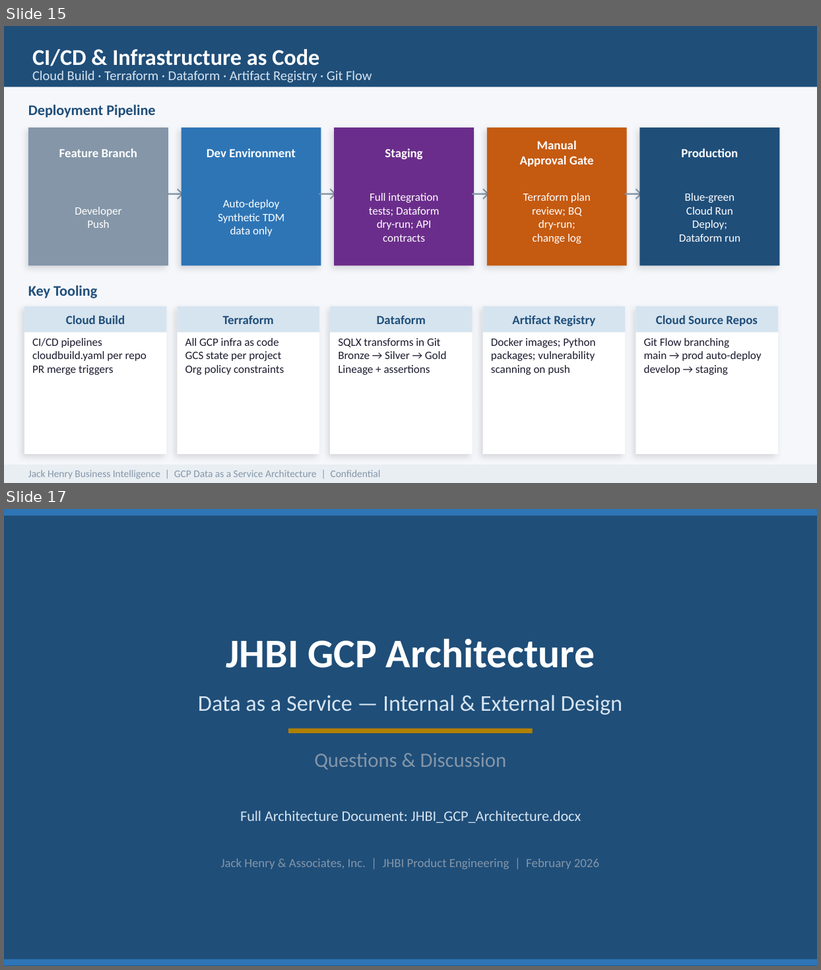
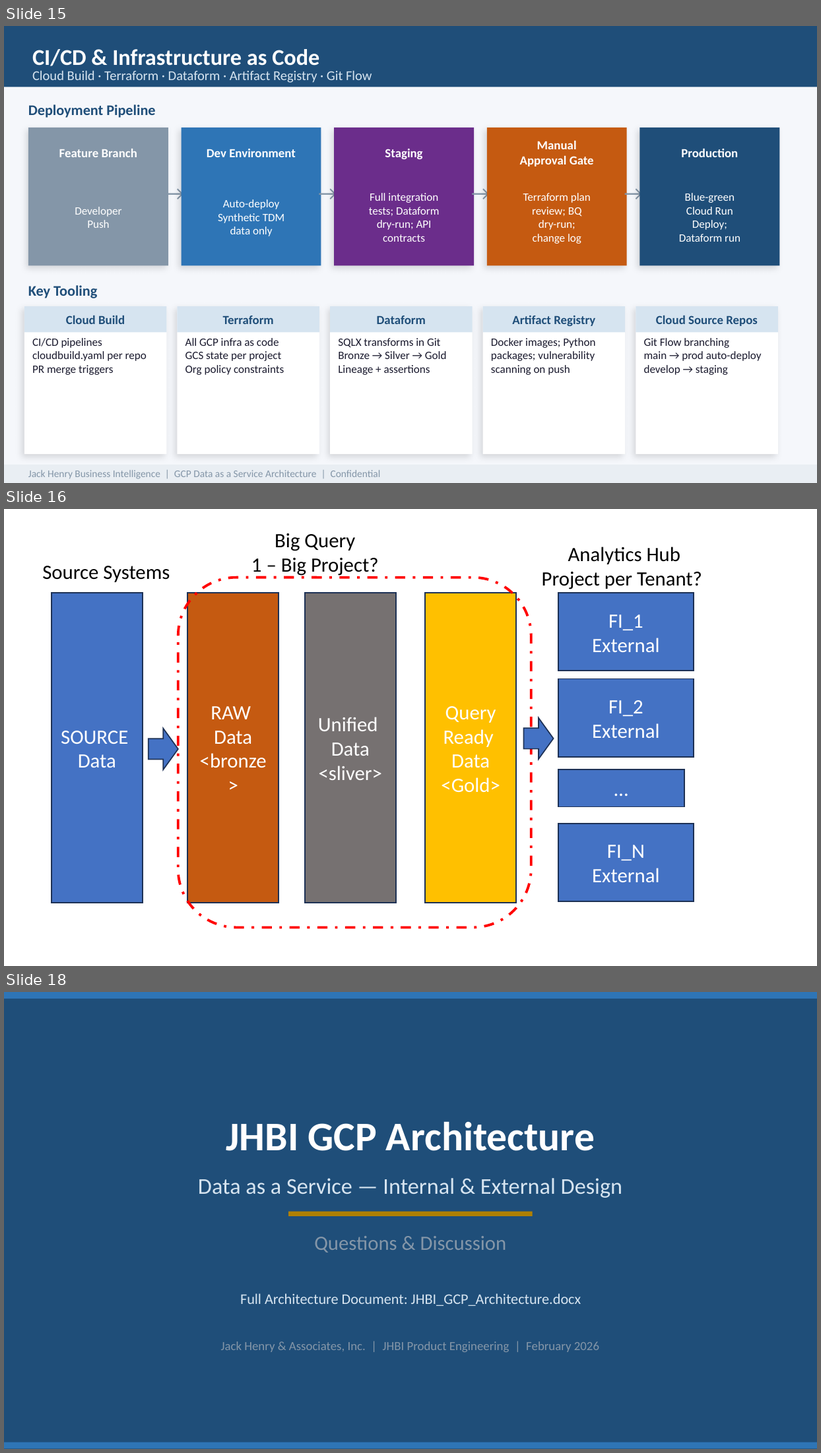
Before and after one commit to MonkeyWrenchGang/animated-octo-engine, a slide deck: JHBI_GCP_Architecture.pptx. Shown one above the other, each under a label of ours: slides 15 and 17 before the commit, slides 15, 16 and 18 after it; the slides between them are not shown. The pictures are 821x970 and 821x1453 pixels, drawn with LibreOffice and Linux fonts; fonts in the diff are those of the drawing. Boxes give left, top, right and bottom in pixels: in the first picture for what was removed or moved away, otherwise in the second. Text is boxed around its words. In the diff, an @@ line names an element or a change of style, - is before the commit and + after.

```diff
--- a/JHBI_GCP_Architecture.pptx
+++ b/JHBI_GCP_Architecture.pptx
@@ slide 16 added at bbox=[4, 509, 817, 966], background #FFFFFF @@
@@ text added at bbox=[252, 533, 379, 577], 18 pt, text #000000 @@
+Big Query
+1 – Big Project?
@@ text added at bbox=[542, 547, 702, 590], 18 pt, text #000000 @@
+Analytics Hub
+Project per Tenant?
@@ text added at bbox=[42, 566, 170, 582], 18 pt, text #000000 @@
+Source Systems
@@ rounded rectangle added at bbox=[178, 577, 531, 927], outline #FF0000 2.25 pt dashed @@
@@ rectangle added at bbox=[51, 593, 142, 902], fill #4472C4, outline #1E3256 1 pt, 18 pt, text #FFFFFF @@
+SOURCE
+Data
@@ rectangle added at bbox=[187, 593, 279, 902], fill #C55A11, outline #1E3256 1 pt, 18 pt, text #FFFFFF @@
+RAW
+Data
+<bronze>
@@ rectangle added at bbox=[305, 593, 396, 902], fill #767171, outline #1E3256 1 pt, 18 pt, text #FFFFFF @@
+Unified
+Data
+<sliver>
@@ rectangle added at bbox=[425, 593, 516, 902], fill #FFC000, outline #1E3256 1 pt, 18 pt, text #FFFFFF @@
+Query Ready
+Data
+<Gold>
@@ rectangle added at bbox=[558, 593, 694, 671], fill #4472C4, outline #1E3256 1 pt, 18 pt, text #FFFFFF @@
+FI_1
+External
@@ rectangle added at bbox=[558, 679, 694, 757], fill #4472C4, outline #1E3256 1 pt, 18 pt, text #FFFFFF @@
+FI_2
+External
@@ right arrow added at bbox=[523, 718, 554, 759], fill #4472C4, outline #1E3256 1 pt @@
@@ right arrow added at bbox=[148, 729, 178, 770], fill #4472C4, outline #1E3256 1 pt @@
@@ rectangle added at bbox=[558, 770, 684, 807], fill #4472C4, outline #1E3256 1 pt, 18 pt, text #FFFFFF @@
+…
@@ rectangle added at bbox=[558, 824, 694, 902], fill #4472C4, outline #1E3256 1 pt, 18 pt, text #FFFFFF @@
+FI_N
+External
@@ what was slide 17 is now slide 18 @@
```
Also in this commit, not shown: 3 slides changed, 2 other files.
